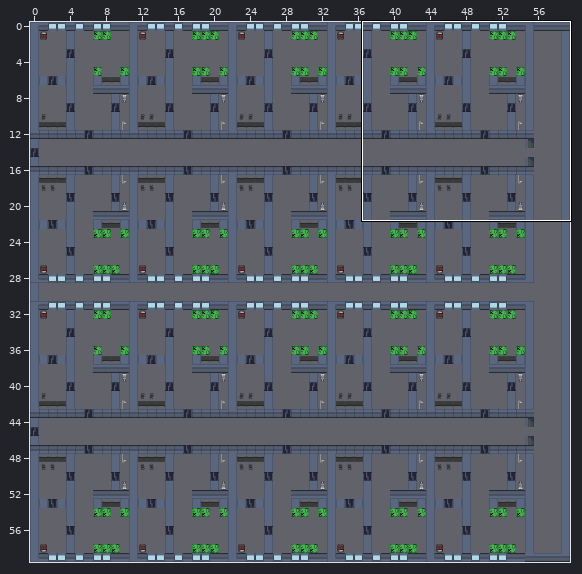
Tiled map: NamelessRogue/Content/Buildings/ApartmentBlockFloor.tmx. Above: a wide view before the commit, with the close-up outlined.
Close-up. Before:
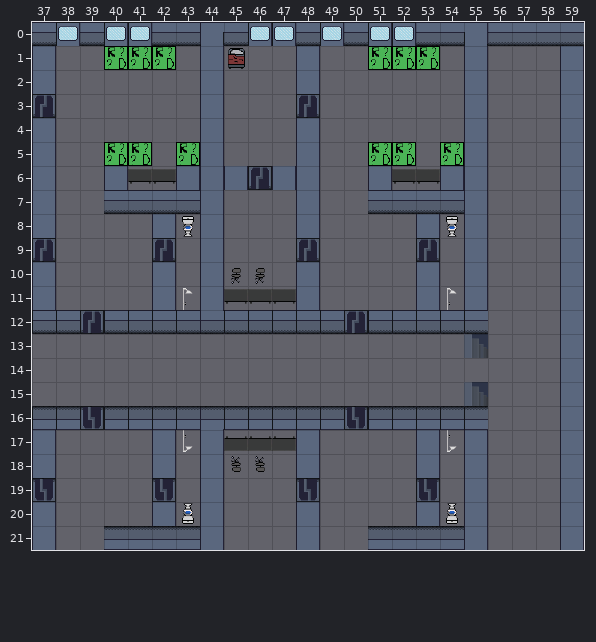
Cells are 32x32 px. Shown: x 37..59, y 0..21. The commit also changed other parts of the map, which this record leaves out.
After the commit:
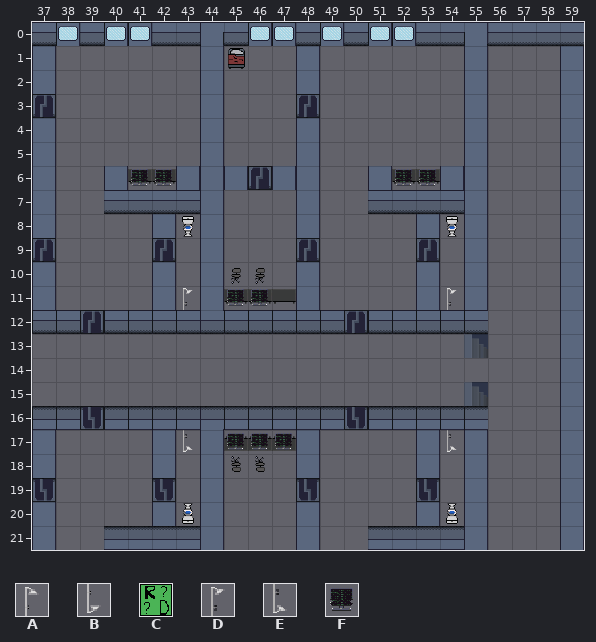
Key: from "tileset2": A 80, B 80 flipped up-down, C 95, D 160, E 160 flipped up-down, F 202.
_ is an empty cell.
Tiles replaced or removed in this view: A, B, C.
Tiles of an added or newly shown layer are drawn over the layers below it.
See-through tiles are keyed as they look on the map.
The edit:
Changed rows in their new state; . is an unchanged cell.
Layer "main":
first column x 40:
 1 ___........___
first column x 40:
 5 __._.......__._
first column x 43:
11 D..........D
first column x 43:
17 E..........E
Layer "animated" (added):
first column x 41:
 6 FF.........FF
first column x 45:
11 FF
first column x 45:
17 FFF
